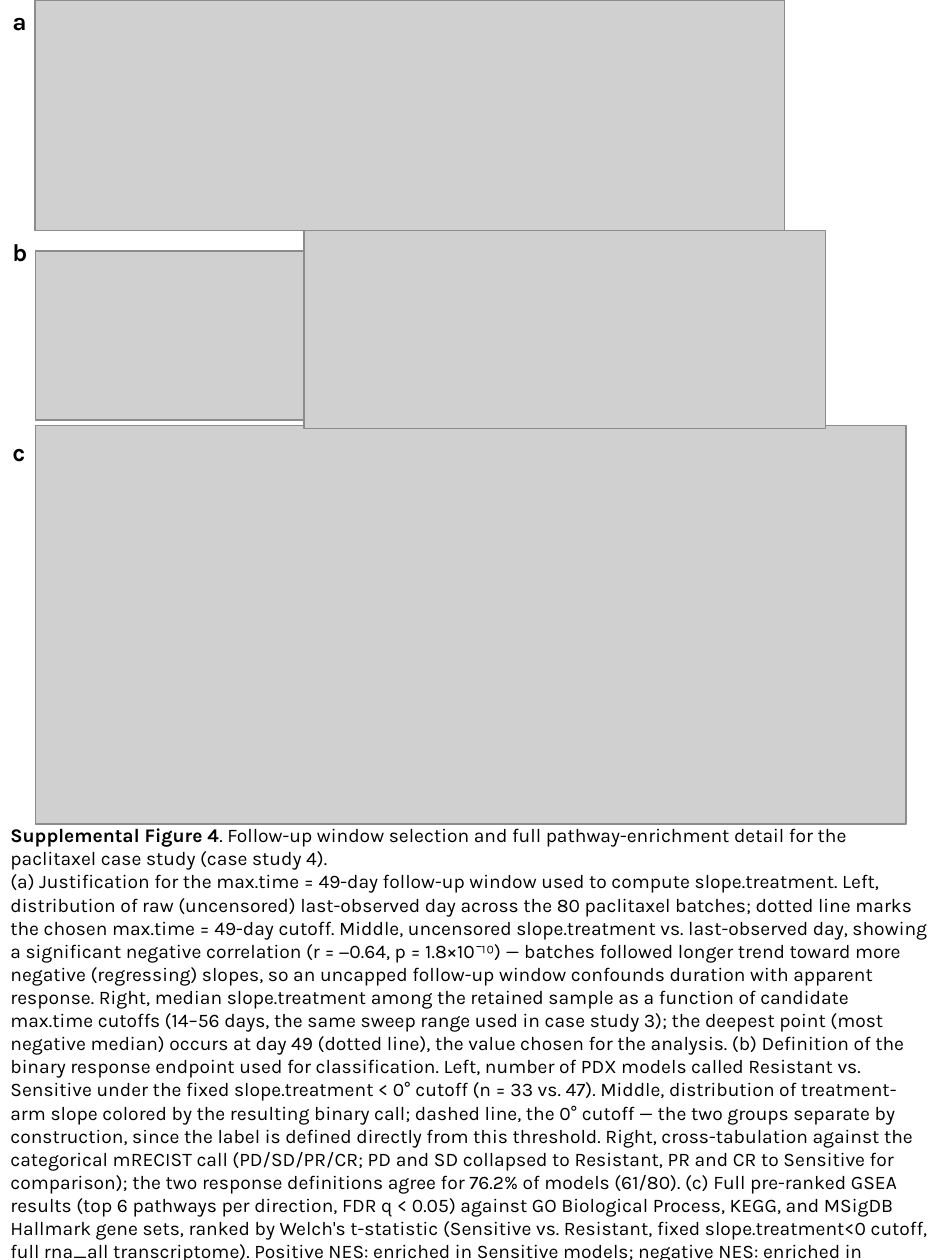
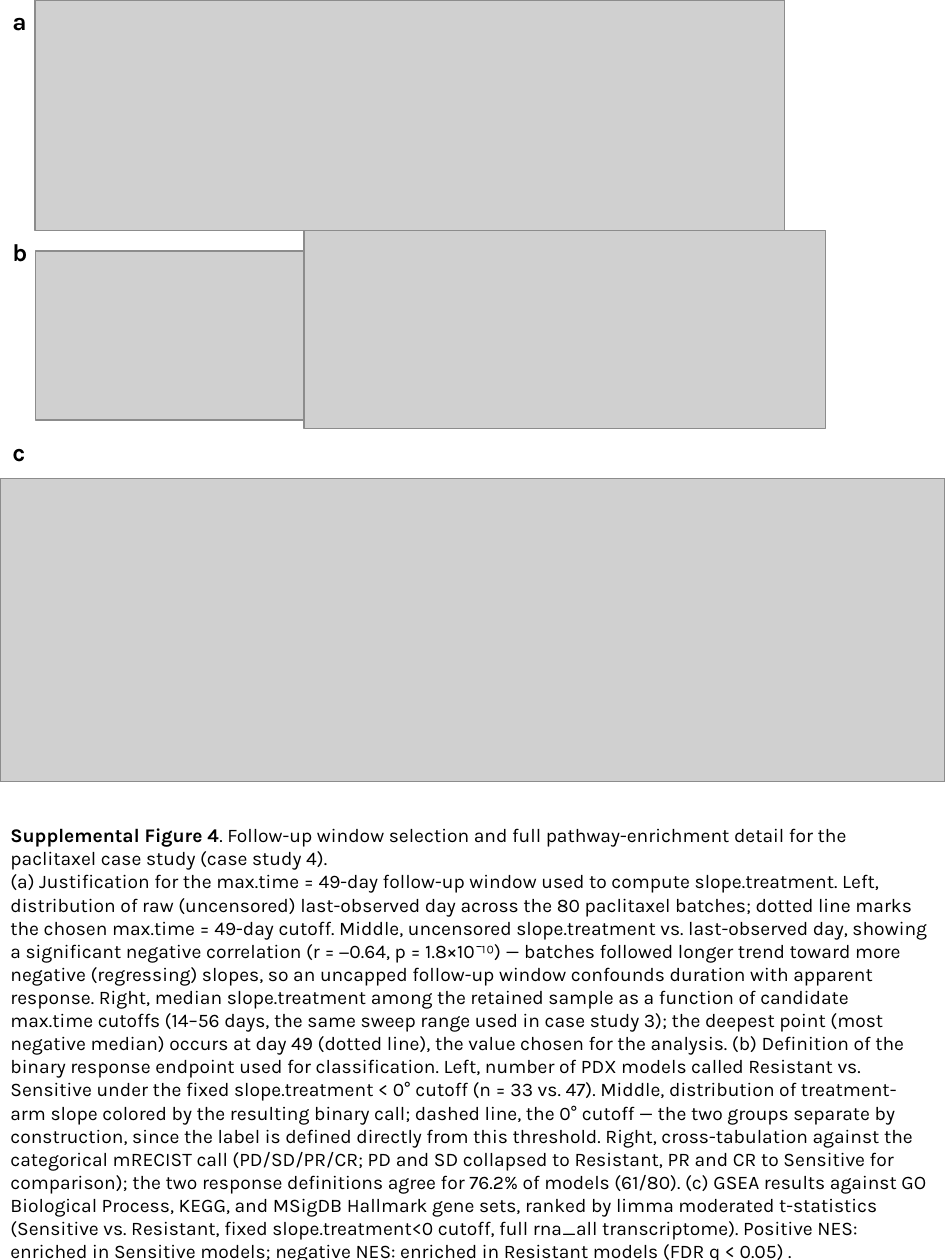
Before and after one commit to guanqiaofeng/XevaDB_case_study, a slide deck: slide 7 of figures/Supplemental_Figures/Supp_Figures.pptx. Drawn at 945x1260 pixels with LibreOffice and Linux fonts; fonts in the diff are those of the drawing; grey boxes stand for pictures. Boxes give left, top, right and bottom in pixels: in the first picture for what was removed or moved away, otherwise in the second. Text is boxed around its words. In the diff, an @@ line names an element or a change of style, - is before the commit and + after.

```diff
--- a/figures/Supplemental_Figures/Supp_Figures.pptx
+++ b/figures/Supplemental_Figures/Supp_Figures.pptx
@@ picture: place and size @@
-picture at [35,426,906,824]
+picture at [0,479,945,782]
@@ text at [10,874,927,1260]: text changed @@
-(a) Justification for the max.time = 49-day follow-up window used to compute slope.treatment. Left, distribution of raw (uncensored) last-observed day across the 80 paclitaxel batches; dotted line marks the chosen max.time = 49-day cutoff. Middle, uncensored slope.treatment vs. last-observed day, showing a significant negative correlation (r = −0.64, p = 1.8×10⁻¹⁰) — batches followed longer trend toward more negative (regressing) slopes, so an uncapped follow-up window confounds duration with apparent response. Right, median slope.treatment among the retained sample as a function of candidate max.time cutoffs (14–56 days, the same sweep range used in case study 3); the deepest point (most negative median) occurs at day 49 (dotted line), the value chosen for the analysis. (b) Definition of the binary response endpoint used for classification. Left, number of PDX models called Resistant vs. Sensitive under the fixed slope.treatment < 0° cutoff (n = 33 vs. 47). Middle, distribution of treatment-arm slope colored by the resulting binary call; dashed line, the 0° cutoff — the two groups separate by construction, since the label is defined directly from this threshold. Right, cross-tabulation against the categorical mRECIST call (PD/SD/PR/CR; PD and SD collapsed to Resistant, PR and CR to Sensitive for comparison); the two response definitions agree for 76.2% of models (61/80). (c) Full pre-ranked GSEA results (top 6 pathways per direction, FDR q < 0.05) against GO Biological Process, KEGG, and MSigDB Hallmark gene sets, ranked by Welch's t-statistic (Sensitive vs. Resistant, fixed slope.treatment<0 cutoff, full rna_all transcriptome). Positive NES: enriched in Sensitive models; negative NES: enriched in Resistant models.
+(a) Justification for the max.time = 49-day follow-up window used to compute slope.treatment. Left, distribution of raw (uncensored) last-observed day across the 80 paclitaxel batches; dotted line marks the chosen max.time = 49-day cutoff. Middle, uncensored slope.treatment vs. last-observed day, showing a significant negative correlation (r = −0.64, p = 1.8×10⁻¹⁰) — batches followed longer trend toward more negative (regressing) slopes, so an uncapped follow-up window confounds duration with apparent response. Right, median slope.treatment among the retained sample as a function of candidate max.time cutoffs (14–56 days, the same sweep range used in case study 3); the deepest point (most negative median) occurs at day 49 (dotted line), the value chosen for the analysis. (b) Definition of the binary response endpoint used for classification. Left, number of PDX models called Resistant vs. Sensitive under the fixed slope.treatment < 0° cutoff (n = 33 vs. 47). Middle, distribution of treatment-arm slope colored by the resulting binary call; dashed line, the 0° cutoff — the two groups separate by construction, since the label is defined directly from this threshold. Right, cross-tabulation against the categorical mRECIST call (PD/SD/PR/CR; PD and SD collapsed to Resistant, PR and CR to Sensitive for comparison); the two response definitions agree for 76.2% of models (61/80). (c) GSEA results against GO Biological Process, KEGG, and MSigDB Hallmark gene sets, ranked by limma moderated t-statistics (Sensitive vs. Resistant, fixed slope.treatment<0 cutoff, full rna_all transcriptome). Positive NES: enriched in Sensitive models; negative NES: enriched in Resistant models (FDR q < 0.05) .
```
Also in this commit, not shown: 2 other files.
